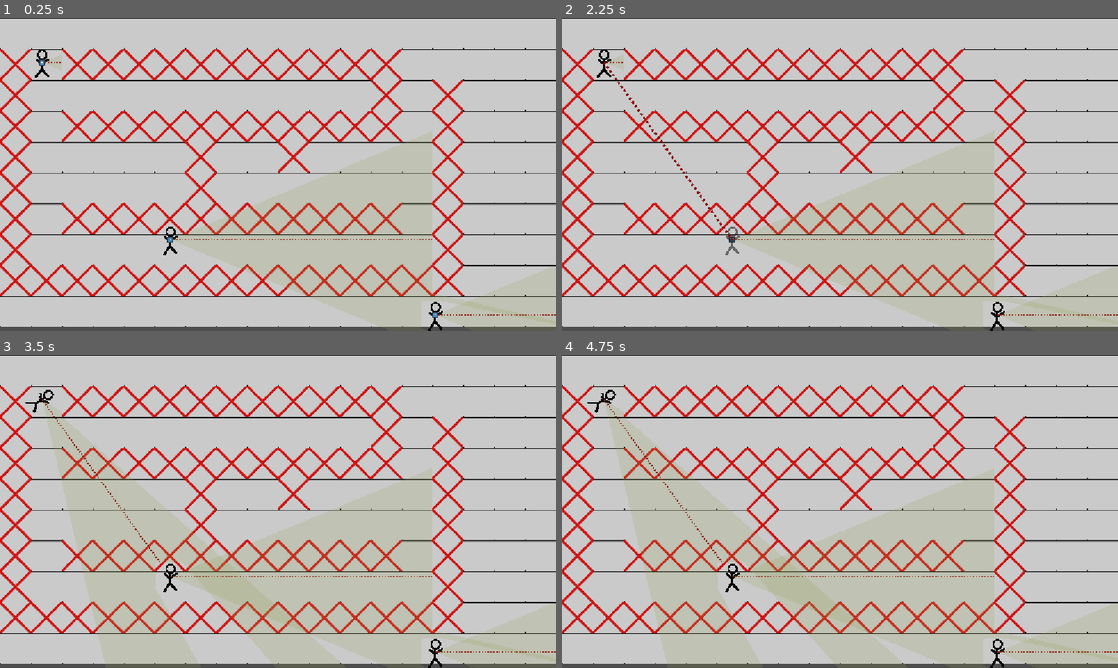
Above: before the commit, frames 1-4 (two rows, left to right).
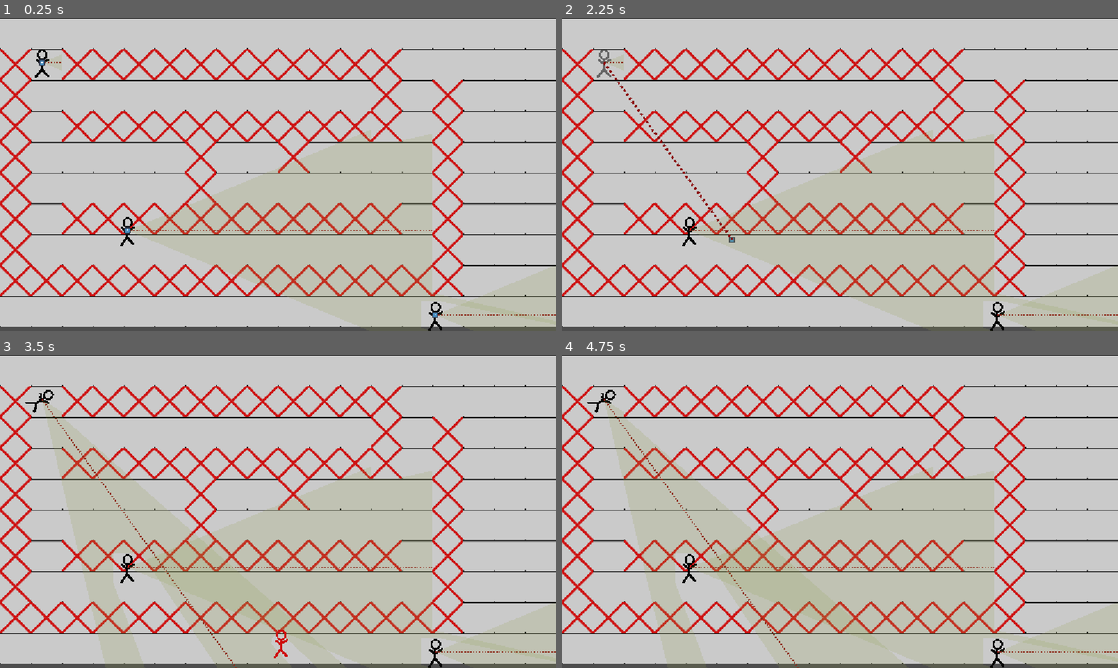
Above: after the commit, the same moments.

Repository: NevenIlincic/Tactical_Move
Game: Godot game, scene res://Scenes/Test_Scene.tscn
The game is run twice, just before and just after one commit, with the same random seed, the same clock (stepped at 60 frames per second) and the same inputs. The engine's default icon, where the game draws it, is replaced by a stand-in: a white triangle on a blue panel in a dark square.
Inputs (mouse positions are in pixels of both pictures, inside the frame that each line leads up to):
- Up to frame 1 (0.25 s): no input
- Up to frame 2 (2.25 s): tap Enter at 0.5 s; move the mouse to (995, 315) at 0.52 s; press the mouse at (995, 315) at 0.53 s; tap W (reset_look_at_path) at 1.25 s; move the mouse to (606, 61) at 1.27 s; release the mouse at (606, 61) at 1.28 s; tap Space (move_confirm) at 1.35 s; click (606, 61) at 1.42 s; tap Q (reset_path) at 2 s; move the mouse to (734, 240) at 2.02 s; right-click (734, 240) at 2.1 s; click (734, 240) at 2.17 s
- Up to frame 3 (3.5 s): tap Space (move_confirm) at 2.75 s; move the mouse to (250, 574) at 2.77 s; click (250, 574) at 2.85 s
- Up to frame 4 (4.75 s): tap W (reset_look_at_path) at 3.5 s; move the mouse to (1006, 558) at 3.52 s; tap Space (move_confirm) at 3.6 s; click (1006, 558) at 3.67 s; tap Q (reset_path) at 4.25 s; move the mouse to (673, 464) at 4.27 s; right-click (673, 464) at 4.35 s; click (673, 464) at 4.42 s

The runs differ from the first frame. In frame 1, 0.6% of the frame differs, in the area x 21-81%, y 36-100%; in frame 2, 0.7%; in frame 3, 1.3%, in the area x 20-81%, y 36-100%; in frame 4, 1.2%.

Commit message:
[ADD] Enemy removing

Diff:
--- a/Resources/Weapon_Stats/m4a1_Rifle_Stats.tres
+++ b/Resources/Weapon_Stats/m4a1_Rifle_Stats.tres
@@ -4,6 +4,7 @@
 [ext_resource type="Script" uid="uid://dh5netn8c2b4e" path="res://Scripts/Weapon/weapon_stats.gd" id="1_vr6nr"]
 
 [sub_resource type="Resource" id="Resource_eih0w"]
+resource_local_to_scene = true
 script = ExtResource("1_gmncr")
 base_value = 10.0
 metadata/_custom_type_script = "uid://bencr8mnns7ut"
--- a/Scenes/Enemy/Enemy.tscn
+++ b/Scenes/Enemy/Enemy.tscn
@@ -12,7 +12,6 @@
 script = ExtResource("1_02vxf")
 
 [node name="Enemy_Sprite" type="Sprite2D" parent="." unique_id=1264594983]
-visible = false
 texture_filter = 1
 texture_repeat = 1
 texture = ExtResource("1_i1u57")
--- a/Scenes/Enemy/enemy.gd
+++ b/Scenes/Enemy/enemy.gd
@@ -5,19 +5,19 @@
 
 @export var HP: float = 100.0
 @onready var enemy_sprite: Sprite2D = $Enemy_Sprite
+var is_killed: bool = false
 
 func _ready() -> void:
-	#visible = false
-	var tween = create_tween()
-	tween.tween_property(self, "global_position", Vector2(20,20), 40)
+	#pass
+	visible = false
+	#var tween = create_tween()
+	#tween.tween_property(self, "global_position", Vector2(20,20), 40)
 
 func show_enemy():
-	#visible = true
-	enemy_sprite.visible = true
+	visible = true
 	num_seen_by +=1
 
 func hide_enemy():
 	num_seen_by -= 1
 	if num_seen_by == 0:
-		#visible = false
-		enemy_sprite.visible = false
+		visible = false
--- a/Scenes/Test_Scene.tscn
+++ b/Scenes/Test_Scene.tscn
@@ -7,9 +7,7 @@
 [ext_resource type="PackedScene" uid="uid://y3pndfcq1kxo" path="res://Scenes/Enemy/Enemy.tscn" id="5_svcn8"]
 [ext_resource type="Script" uid="uid://cubw4ogrqm6po" path="res://Scripts/Weapon/weapon.gd" id="6_mykrp"]
 [ext_resource type="Script" uid="uid://bqnc1ha42r85" path="res://Scripts/Weapon/pistol.gd" id="7_88mxo"]
-[ext_resource type="Script" uid="uid://bmr38t2grjqqv" path="res://Scripts/Weapon/m4a1_rifle.gd" id="7_ltieu"]
 [ext_resource type="Resource" uid="uid://ddj6vd6by3aw5" path="res://Resources/Weapon_Stats/Pistol_Stats.tres" id="8_argnq"]
-[ext_resource type="Resource" uid="uid://ttdsvtwhyg75" path="res://Resources/Weapon_Stats/m4a1_Rifle_Stats.tres" id="8_yn6en"]
 [ext_resource type="Resource" uid="uid://bqytja2sqng4q" path="res://Resources/Player_Stats/Regular_Soldier_Stats.tres" id="9_88mxo"]
 [ext_resource type="Resource" uid="uid://ce0ee2xlg1js5" path="res://Resources/Player_Stats/Medic_Stats.tres" id="12_yn6en"]
 
@@ -43,10 +41,10 @@
 [sub_resource type="RectangleShape2D" id="RectangleShape2D_fhwqp"]
 size = Vector2(64, 192)
 
-[sub_resource type="Resource" id="Resource_88mxo"]
-script = ExtResource("7_ltieu")
-weapon_stats = ExtResource("8_yn6en")
-metadata/_custom_type_script = "uid://bmr38t2grjqqv"
+[sub_resource type="Resource" id="Resource_yn6en"]
+script = ExtResource("7_88mxo")
+weapon_stats = ExtResource("8_argnq")
+metadata/_custom_type_script = "uid://bqnc1ha42r85"
 
 [sub_resource type="Resource" id="Resource_argnq"]
 script = ExtResource("7_88mxo")
@@ -87,13 +85,10 @@
 [node name="CollisionShape2D" type="CollisionShape2D" parent="StaticBody2D3" unique_id=357753609]
 shape = SubResource("RectangleShape2D_fhwqp")
 
-[node name="Enemy" parent="." unique_id=1440065138 instance=ExtResource("5_svcn8")]
-position = Vector2(1040, 32)
-
 [node name="Player" parent="." unique_id=1108589071 instance=ExtResource("4_10mtb")]
 position = Vector2(902, 615)
 current_engagement_rule = 4
-weapons = Array[ExtResource("6_mykrp")]([SubResource("Resource_88mxo")])
+weapons = Array[ExtResource("6_mykrp")]([SubResource("Resource_yn6en")])
 player_stats = ExtResource("9_88mxo")
 
 [node name="Player2" parent="." unique_id=811757841 instance=ExtResource("4_10mtb")]
@@ -103,7 +98,19 @@
 player_stats = ExtResource("12_yn6en")
 
 [node name="Player3" parent="." unique_id=1822283585 instance=ExtResource("4_10mtb")]
-position = Vector2(353, 459)
+position = Vector2(264, 440)
 current_engagement_rule = 2
 weapons = Array[ExtResource("6_mykrp")]([SubResource("Resource_ofkpl")])
 player_stats = ExtResource("9_88mxo")
+
+[node name="Enemy" parent="." unique_id=1440065138 instance=ExtResource("5_svcn8")]
+position = Vector2(737, 38)
+HP = 10.0
+
+[node name="Enemy2" parent="." unique_id=2099046103 instance=ExtResource("5_svcn8")]
+position = Vector2(1115, 155)
+HP = 20.0
+
+[node name="Enemy3" parent="." unique_id=2042909401 instance=ExtResource("5_svcn8")]
+position = Vector2(582, 596)
+HP = 20.0
--- a/Scripts/Autoload/signals.gd
+++ b/Scripts/Autoload/signals.gd
@@ -13,4 +13,5 @@
 #VISION
 signal report_enemy_seen(enemy: Enemy)
 signal show_enemy(enemy: Enemy, player: Player)
-signal hide_enemy(enemy: Enemy, players: Array[Player])
+signal hide_enemy(enemy: Enemy, player: Player)
+signal enemy_killed(enemy: Enemy, player: Player)
--- a/Scripts/Managers/vision_manager.gd
+++ b/Scripts/Managers/vision_manager.gd
@@ -53,7 +53,8 @@
 		if not current_frame_visible_enemies.has(enemy):
 			for player in last_frame_visible_enemies[enemy]:
 				if last_frame_visible_enemies[enemy][player] >= 10:
-					Signals.hide_enemy.emit(enemy, player)
+					if enemy: #Provera da nije ubijen!
+						Signals.hide_enemy.emit(enemy, player)
 					players_to_remove_from_enemy.append(player)
 
 					#last_frame_visible_enemies[enemy][player]["counter"] = 0
@@ -65,16 +66,15 @@
 					if last_frame_visible_enemies[enemy][player] >= 10:
 						Signals.hide_enemy.emit(enemy, player)
 						players_to_remove_from_enemy.append(player)
-						#last_frame_visible_enemies[enemy][player]["counter"] = 0
 					else:
 						last_frame_visible_enemies[enemy][player] += 1
 
 		for player in players_to_remove_from_enemy:
 			last_frame_visible_enemies[enemy].erase(player)
 
-		# Ako više nijedan igrač ne prati ovog neprijatelja, brišemo ga skroz
 		if last_frame_visible_enemies[enemy].is_empty():
 			enemies_to_remove.append(enemy)
+
 	for enemy in enemies_to_remove:
 		last_frame_visible_enemies.erase(enemy)
 func _on_enemy_seen_report(enemy: Enemy, player: Node):
--- a/Scripts/Patterns/State/Weapon_State/weapon_shooting_state.gd
+++ b/Scripts/Patterns/State/Weapon_State/weapon_shooting_state.gd
@@ -16,6 +16,12 @@
 		fire_timer = 1.0 / current_weapon.weapon_stats.fire_rate.get_value()
 
 func shoot_target():
-	current_weapon.weapon_stats.current_ammo.base_value -= 1.0
-	current_weapon.enemy_to_shoot.HP -= current_weapon.weapon_stats.damage.get_value()
-	print("NEPRIJATELJ POGODJEN: ", current_weapon.enemy_to_shoot.HP)
+	if current_weapon.enemy_to_shoot and not current_weapon.enemy_to_shoot.is_killed:
+		current_weapon.weapon_stats.current_ammo.base_value -= 1.0
+		current_weapon.enemy_to_shoot.HP -= current_weapon.weapon_stats.damage.get_value()
+		print("NEPRIJATELJ POGODJEN: ", current_weapon.enemy_to_shoot.HP)
+		if current_weapon.enemy_to_shoot.HP <= 0.0:
+			current_weapon.enemy_to_shoot.is_killed = true
+			Signals.enemy_killed.emit(current_weapon.enemy_to_shoot, current_weapon.weapon_owner)
+			#current_weapon.weapon_owner.enemy_to_shoot.queue_free()
+			#current_weapon.enemy_to_shoot = null
--- a/Scripts/Patterns/State/Weapon_State/weapon_state.gd
+++ b/Scripts/Patterns/State/Weapon_State/weapon_state.gd
@@ -4,6 +4,7 @@
 
 var current_weapon: Weapon
 
+
 @abstract
 func enter(weapon: Weapon);
 
--- a/Scripts/Patterns/Strategy/Engagement_Strategy/ignore_enemy_strategy.gd
+++ b/Scripts/Patterns/Strategy/Engagement_Strategy/ignore_enemy_strategy.gd
@@ -2,3 +2,4 @@
 
 func execute(player: Player, enemy: Enemy):
 	player.enemy_to_shoot = null
+	player.current_weapon.change_enemy_to_shoot(null)
--- a/Scripts/Patterns/Strategy/Engagement_Strategy/move_shoot_following_Strategy.gd
+++ b/Scripts/Patterns/Strategy/Engagement_Strategy/move_shoot_following_Strategy.gd
@@ -1,7 +1,12 @@
 class_name MoveShootFollowingStrategy extends EngagementStrategy
 
 func execute(player: Player, enemy: Enemy):
-	player.enemy_to_shoot = enemy
+	if not player.enemy_to_shoot:
+		player.enemy_to_shoot = enemy
+		player.current_weapon.change_enemy_to_shoot(enemy)
 	player.follow_enemy_with_rotation = true
 	if player.rotation_tween and player.rotation_tween.is_valid():
 		player.rotation_tween.kill()
+	if not (player.current_weapon.weapon_state is WeaponReloadState
+	or player.current_weapon.weapon_state is WeaponShootState):
+		player.current_weapon.change_weapon_state(WeaponShootState.new())
--- a/Scripts/Patterns/Strategy/Engagement_Strategy/move_shoot_passing_strategy.gd
+++ b/Scripts/Patterns/Strategy/Engagement_Strategy/move_shoot_passing_strategy.gd
@@ -1,5 +1,11 @@
 class_name MoveShootPassingStrategy extends EngagementStrategy
 
 func execute(player: Player, enemy: Enemy):
-	player.enemy_to_shoot = enemy
+	if not player.enemy_to_shoot:
+		player.enemy_to_shoot = enemy
+		player.current_weapon.change_enemy_to_shoot(enemy)
+
 	player.follow_enemy_with_rotation = false
+	if not (player.current_weapon.weapon_state is WeaponReloadState
+	or player.current_weapon.weapon_state is WeaponShootState):
+		player.current_weapon.change_weapon_state(WeaponShootState.new())
--- a/Scripts/Patterns/Strategy/Engagement_Strategy/stop_shoot_following_strategy.gd
+++ b/Scripts/Patterns/Strategy/Engagement_Strategy/stop_shoot_following_strategy.gd
@@ -1,11 +1,16 @@
 class_name StopShootFollowingStrategy extends EngagementStrategy
 
 func execute(player: Player, enemy: Enemy):
-	player.enemy_to_shoot = enemy
-	player.follow_enemy_with_rotation = true
+	if not player.enemy_to_shoot:
+		player.enemy_to_shoot = enemy
+		player.current_weapon.change_enemy_to_shoot(enemy)
 	if player.move_tween and player.move_tween.is_valid():
 		player.move_tween.kill()
 	if player.rotation_tween and player.rotation_tween.is_valid():
 		player.rotation_tween.kill()
 	player.is_walking = false
 	player.reset_path()
+
+	if not (player.current_weapon.weapon_state is WeaponReloadState
+	or player.current_weapon.weapon_state is WeaponShootState):
+		player.current_weapon.change_weapon_state(WeaponShootState.new())
--- a/Scripts/Patterns/Strategy/Engagement_Strategy/stop_shoot_passing_strategy.gd
+++ b/Scripts/Patterns/Strategy/Engagement_Strategy/stop_shoot_passing_strategy.gd
@@ -1,8 +1,14 @@
 class_name StopShootPassingStrategy extends EngagementStrategy
 
 func execute(player: Player, enemy: Enemy):
-	player.enemy_to_shoot = enemy
+	if not player.enemy_to_shoot:
+		player.enemy_to_shoot = enemy
+		player.current_weapon.change_enemy_to_shoot(enemy)
 	if player.move_tween and player.move_tween.is_valid():
 		player.move_tween.kill()
 	player.is_walking = false
 	player.reset_path()
+
+	if not (player.current_weapon.weapon_state is WeaponReloadState
+	or player.current_weapon.weapon_state is WeaponShootState):
+		player.current_weapon.change_weapon_state(WeaponShootState.new())
--- a/Scripts/Player/player.gd
+++ b/Scripts/Player/player.gd
@@ -41,7 +41,14 @@
 
 @export var weapons: Array[Weapon]
 @export var current_weapon: Weapon
-@export var player_stats: PlayerStats
+@export var player_stats: PlayerStats:
+	set(value):
+		player_stats = value
+		if player_stats:
+			player_stats = player_stats.duplicate(true)
+			player_stats.speed = Stat.new(player_stats.speed.base_value)
+			player_stats.reaction_time = Stat.new(player_stats.reaction_time.base_value)
+			player_stats.max_travel_distance = Stat.new(player_stats.max_travel_distance.base_value)
 
 func _ready() -> void:
 	player_path.append(global_position)
@@ -72,6 +79,7 @@
 	#Signals.move_player.connect(move)
 	Signals.show_enemy.connect(_on_enemy_seen)
 	Signals.hide_enemy.connect(_on_enemy_lost)
+	Signals.enemy_killed.connect(_on_enemy_killed)
 
 func _physics_process(delta: float) -> void:
 	vision_polygon.update_vision()
@@ -222,13 +230,14 @@
 func on_engagement_action(enemy: Enemy):
 	if engagement_strategy:
 		engagement_strategy.execute(self, enemy)
-
-	if not current_weapon.weapon_state is WeaponReloadState:
-		if enemy_to_shoot:
-			current_weapon.change_weapon_state(WeaponShootState.new())
-		else:
-			current_weapon.change_weapon_state(WeaponIdleState.new())
-	current_weapon.change_enemy_to_shoot(enemy)
+	#current_weapon.change_enemy_to_shoot(enemy)
+
+	#if not current_weapon.weapon_state is WeaponReloadState:
+		#print(enemy," ", current_weapon.weapon_state is WeaponShootState)
+		#if enemy_to_shoot and not current_weapon.weapon_state is WeaponShootState:
+			#current_weapon.change_weapon_state(WeaponShootState.new())
+		#else:
+			#current_weapon.change_weapon_state(WeaponIdleState.new())
 
 func _on_enemy_seen(enemy: Enemy, player: Player) -> void:
 	if self != player:
@@ -238,7 +247,7 @@
 	on_engagement_action(enemy)
 
 func _on_enemy_lost(enemy: Enemy, player: Player) -> void:
-	if self != player:
+	if self != player or not enemy:
 		return
 	enemy.hide_enemy()
 	if enemies_in_sight.has(enemy):
@@ -248,15 +257,34 @@
 		enemy_to_shoot = null
 		if not current_weapon.weapon_state is WeaponReloadState:
 			current_weapon.change_weapon_state(WeaponIdleState.new())
-	else:
-		enemy_to_shoot = enemies_in_sight.keys()[0]
-		if not current_weapon.weapon_state is WeaponReloadState:
+		#point_to_look = initial_point
+		#rotation_tween = create_tween()
+		#do_initial_player_rotation(rotation_tween)
+		#if rotation_tween and rotation_tween.is_valid():
+			#await rotation_tween.finished
+	else:
+		if enemy == enemy_to_shoot:
+			_select_next_enemy_to_shoot()
+		if not (current_weapon.weapon_state is WeaponReloadState
+			or current_weapon.weapon_state is WeaponShootState):
 			current_weapon.change_weapon_state(WeaponShootState.new())
 
 	current_weapon.change_enemy_to_shoot(enemy_to_shoot)
-	point_to_look = initial_point
-	rotation_tween = create_tween()
-	do_initial_player_rotation(rotation_tween)
-	if rotation_tween and rotation_tween.is_valid():
-		await rotation_tween.finished
+	if enemy and enemy.is_killed:
+		enemy.queue_free()
 	#point_to_look = null
+
+func _on_enemy_killed(enemy: Enemy, player: Player):
+	_on_enemy_lost(enemy, player)
+
+func _select_next_enemy_to_shoot():
+	var lowest_hp_enemy: Enemy = null
+	var lowest_hp_value = INF
+
+	for enemy: Enemy in enemies_in_sight.keys():
+		var current_enemy_hp = enemy.HP
+		if current_enemy_hp < lowest_hp_value:
+			lowest_hp_value = current_enemy_hp
+			lowest_hp_enemy = enemy
+
+	enemy_to_shoot = lowest_hp_enemy
--- a/Scripts/Weapon/weapon.gd
+++ b/Scripts/Weapon/weapon.gd
@@ -1,7 +1,17 @@
 class_name Weapon
 extends Resource
 
-@export var weapon_stats: WeaponStats
+@export var weapon_stats: WeaponStats:
+	set(value):
+		weapon_stats = value
+		if weapon_stats:
+			weapon_stats = weapon_stats.duplicate(true)
+			weapon_stats.current_ammo = Stat.new(weapon_stats.current_ammo.base_value)
+			weapon_stats.max_ammo_capacity = Stat.new(weapon_stats.max_ammo_capacity.base_value)
+			weapon_stats.damage = Stat.new(weapon_stats.damage.base_value)
+			weapon_stats.fire_rate = Stat.new(weapon_stats.fire_rate.base_value)
+			weapon_stats.hit_chance = Stat.new(weapon_stats.hit_chance.base_value)
+
 var weapon_owner: Player
 var weapon_state: WeaponState
 var enemy_to_shoot: Enemy
